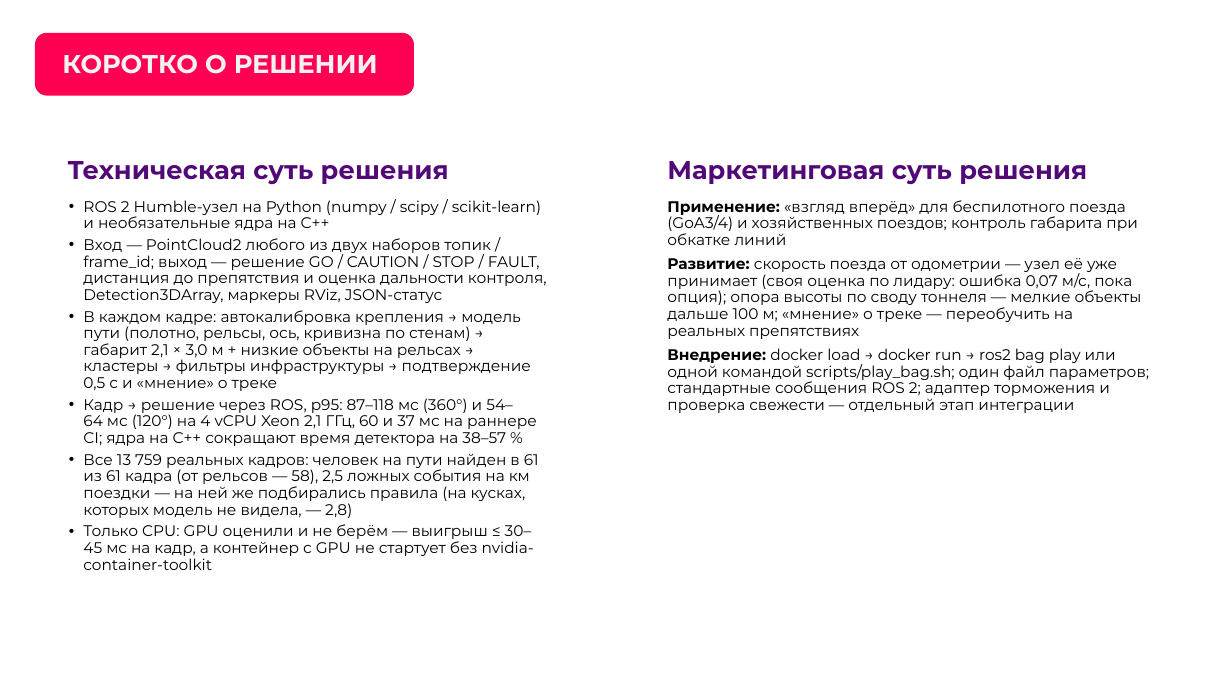
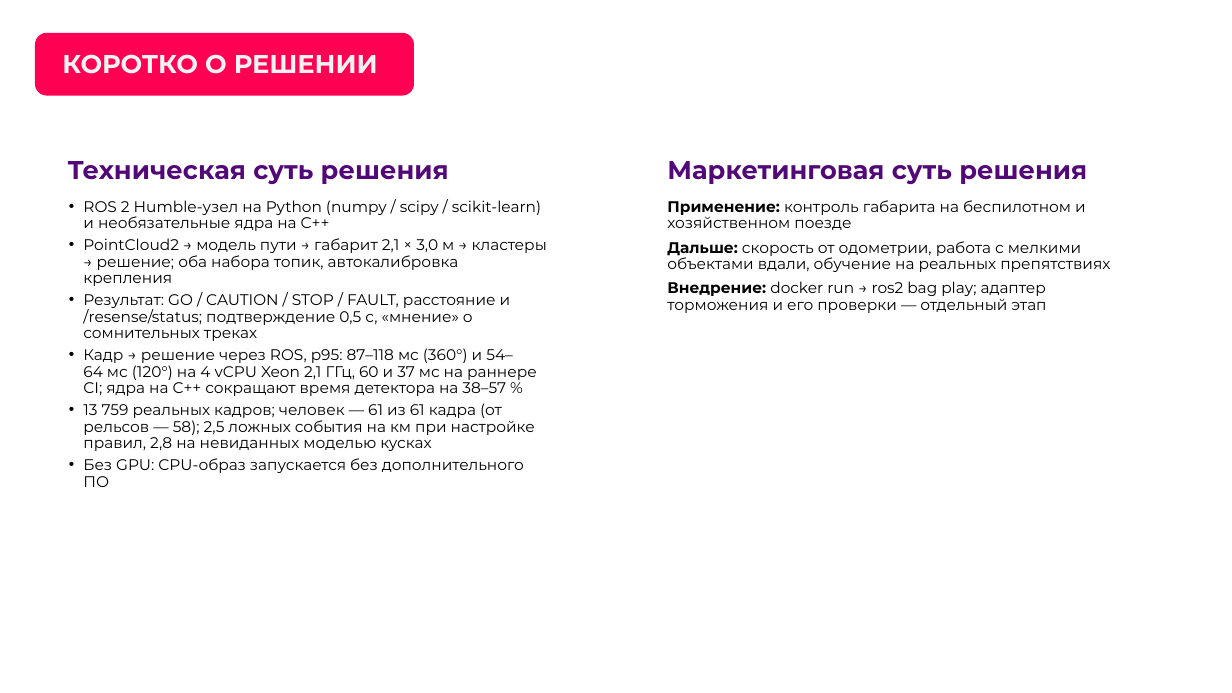
Before and after one commit to pmixay/ReSense, a slide deck: slide 5 of docs/presentation/ReSense_LCT2026.pptx. Drawn at 1232x693 pixels with LibreOffice and Linux fonts; fonts in the diff are those of the drawing; background and template pictures are left out. Boxes give left, top, right and bottom in pixels: in the first picture for what was removed or moved away, otherwise in the second. Text is boxed around its words. In the diff, an @@ line names an element or a change of style, - is before the commit and + after.

```diff
--- a/docs/presentation/ReSense_LCT2026.pptx
+++ b/docs/presentation/ReSense_LCT2026.pptx
@@ text at (667, 200, 1110, 313): text changed @@
-Применение: «взгляд вперёд» для беспилотного поезда (GoA3/4) и хозяйственных поездов; контроль габарита при обкатке линий
-Развитие: скорость поезда от одометрии — узел её уже принимает (своя оценка по лидару: ошибка 0,07 м/с, пока опция); опора высоты по своду тоннеля — мелкие объекты дальше 100 м; «мнение» о треке — переобучить на реальных препятствиях
-Внедрение: docker load → docker run → ros2 bag play или одной командой scripts/play_bag.sh; один файл параметров; стандартные сообщения ROS 2; адаптер торможения и проверка свежести — отдельный этап интеграции
+Применение: контроль габарита на беспилотном и хозяйственном поезде
+Дальше: скорость от одометрии, работа с мелкими объектами вдали, обучение на реальных препятствиях
+Внедрение: docker run → ros2 bag play; адаптер торможения и его проверки — отдельный этап
@@ text at (83, 238, 547, 341): text changed @@
-• Вход — PointCloud2 любого из двух наборов топик / frame_id; выход — решение GO / CAUTION / STOP / FAULT, дистанция до препятствия и оценка дальности контроля, Detection3DArray, маркеры RViz, JSON-статус
-• В каждом кадре: автокалибровка крепления → модель пути (полотно, рельсы, ось, кривизна по стенам) → габарит 2,1 × 3,0 м + низкие объекты на рельсах → кластеры → фильтры инфраструктуры → подтверждение 0,5 с и «мнение» о треке
+• PointCloud2 → модель пути → габарит 2,1 × 3,0 м → кластеры → решение; оба набора топик, автокалибровка крепления
+• Результат: GO / CAUTION / STOP / FAULT, расстояние и /resense/status; подтверждение 0,5 с, «мнение» о сомнительных треках
@@ text at (83, 403, 535, 487): text changed @@
-• Все 13 759 реальных кадров: человек на пути найден в 61 из 61 кадра (от рельсов — 58), 2,5 ложных события на км поездки — на ней же подбирались правила (на кусках, которых модель не видела, — 2,8)
-• Только CPU: GPU оценили и не берём — выигрыш ≤ 30–45 мс на кадр, а контейнер с GPU не стартует без nvidia-container-toolkit
+• 13 759 реальных кадров; человек — 61 из 61 кадра (от рельсов — 58); 2,5 ложных события на км при настройке правил, 2,8 на невиданных моделью кусках
+• Без GPU: CPU-образ запускается без дополнительного ПО
```
Also in this commit, not shown: 1 other slide changed, 8 other files.
